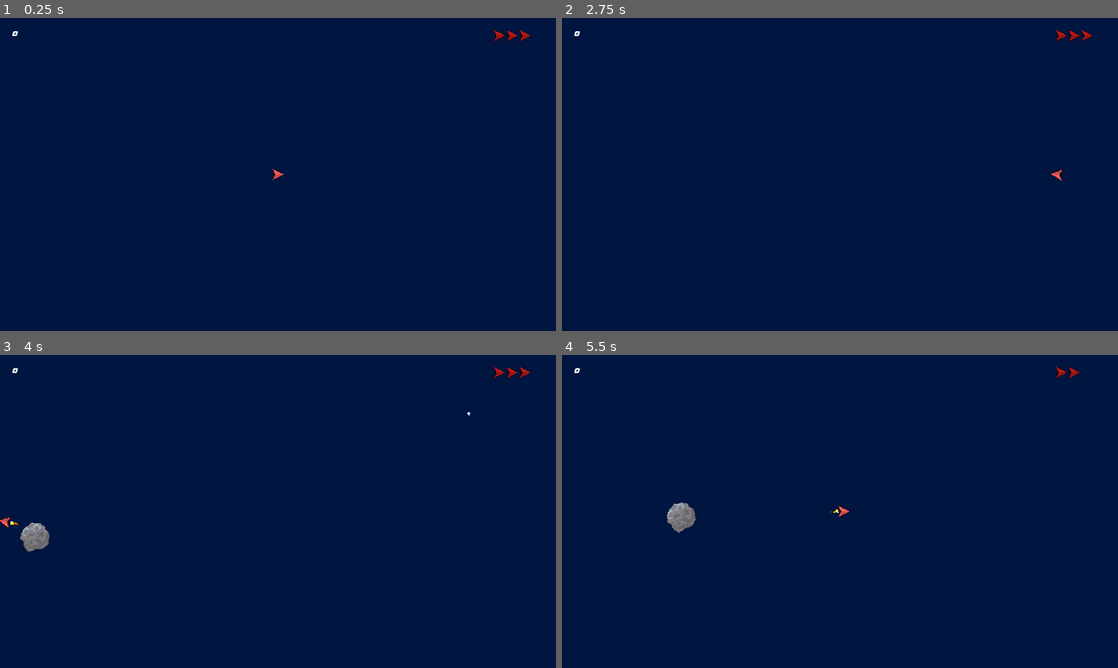
Above: before the commit, frames 1-4 (two rows, left to right).
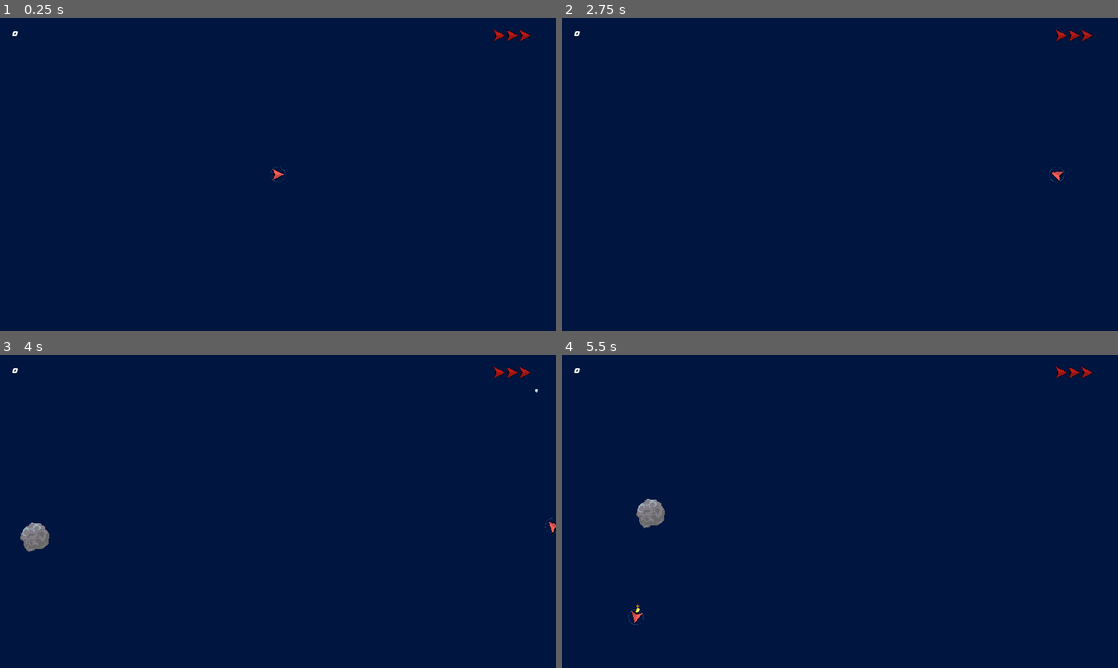
Above: after the commit, the same moments.

Repository: thezic/spacewars
Game: Godot game, scene res://Main.tscn
The game is run twice, just before and just after one commit, with the same random seed, the same clock (stepped at 60 frames per second) and the same inputs.
Inputs:
- Up to frame 1 (0.25 s): no input
- Up to frame 2 (2.75 s): tap Enter at 0.5 s; hold Up (player_1_thrust) 0.53-2.03 s; tap . (player_1_shield, bound only after the commit) at 0.6, 1.55, 2.1 s; tap - (player_1_fire) at 1.35 s; hold Left (player_1_left) from 2.03 s (still down)
- Up to frame 3 (4 s): tap . (player_1_shield, bound only after the commit) at 2.85, 3.8 s; release Left (player_1_left) at 3.53 s; hold Down (player_1_brake) from 3.53 s (still down); tap - (player_1_fire) at 3.6 s
- Up to frame 4 (5.5 s): release Down (player_1_brake) at 4.28 s; hold Right (player_1_right) 4.28-5.03 s; tap . (player_1_shield, bound only after the commit) at 4.35, 5.1 s; hold Up (player_1_thrust) from 5.03 s (still down)

The runs differ from the first frame. In frame 1, less than 0.1% of the frame differs, in the area x 48-52%, y 47-53%; in frame 2, less than 0.1%; in frame 3, less than 0.1%; in frame 4, 0.8%, in the area x 11-96%, y 3-87%.

Commit message:
Add shield

Diff:
--- /dev/null
+++ b/actors/Shield.gd
@@ -0,0 +1,16 @@
+extends Node2D
+
+
+# Declare member variables here. Examples:
+# var a = 2
+# var b = "text"
+
+
+# Called when the node enters the scene tree for the first time.
+func _ready():
+	pass # Replace with function body.
+
+
+# Called every frame. 'delta' is the elapsed time since the previous frame.
+#func _process(delta):
+#	pass
--- /dev/null
+++ b/actors/Shield.tscn
@@ -0,0 +1,14 @@
+[gd_scene load_steps=4 format=2]
+
+[ext_resource path="res://assets/sprites/shield.png" type="Texture" id=1]
+[ext_resource path="res://actors/Shield.gd" type="Script" id=2]
+
+[sub_resource type="CircleShape2D" id=1]
+radius = 24.0
+
+[node name="Shield" type="CollisionShape2D"]
+shape = SubResource( 1 )
+script = ExtResource( 2 )
+
+[node name="Sprite" type="Sprite" parent="."]
+texture = ExtResource( 1 )
--- /dev/null
+++ b/actors/ShieldSprite.gd
@@ -0,0 +1,16 @@
+extends Node2D
+
+
+# Declare member variables here. Examples:
+# var a = 2
+# var b = "text"
+
+
+# Called when the node enters the scene tree for the first time.
+func _ready():
+	pass # Replace with function body.
+
+
+# Called every frame. 'delta' is the elapsed time since the previous frame.
+func _process(_delta):
+	pass
--- a/actors/Ship.gd
+++ b/actors/Ship.gd
@@ -1,28 +1,73 @@
 extends RigidBody2D
 
 signal ship_destroyed
+
+var Plasma = preload("res://objects/plasma_sm/PlasmaSm.tscn")
+var Explosion = preload("res://effects/Explosion.tscn")
 
 export var color := Color(255, 0, 0)
 export var engine_thrust := 500
 export var spin_torque := 2000
 export var recoil := -200
 
+export var shield_energy := 100.0
+export var shield_reload := 20.0
+export var shield_deplete := 200.0
+
 enum Rot { LEFT = -1, NONE = 0, RIGHT = 1 }
 
 var thrust := Vector2()
 var rotation_dir: int = Rot.NONE
 
-var Plasma = preload("res://objects/plasma_sm/PlasmaSm.tscn")
-var Explosion = preload("res://effects/Explosion.tscn")
+var is_shielded := false setget _readonly_setter
+var remaining_shield_energy := shield_energy
+var shield_depleted := false
+
+
+onready var sprite := $Sprite
+onready var shield_node = $Shield/Node2D
+onready var shield_sprite = $Shield/Node2D/ShieldSprite
+onready var shield_energy_meter = $Shield/Node2D/ShieldEnergyMeter
+onready var shield_collider = $ShieldCollisionShape
+
+
+func _readonly_setter(_value):
+	pass
 
 
 func _ready():
-	$Sprite.modulate = color
+	sprite.modulate = color
+	set_shielded(false)
+
 
 func start(pos: Vector2):
 	position = pos
 
+
+func set_shielded(value: bool) -> void:
+	if value == is_shielded:
+		return
+
+	is_shielded = value
+
+	shield_sprite.visible = is_shielded
+	shield_collider.disabled = !is_shielded
+
+
+func try_activate_shield():
+	if shield_depleted:
+		return
+	set_shielded(true)
+
+
+func deactivate_shield():
+	set_shielded(false)
+
+
 func hit(_damage, _normal: Vector2):
+	if is_shielded:
+		return
+
 	queue_free()
 	var explosion = Explosion.instance()
 	explosion.start(position, Vector2())
@@ -31,7 +76,13 @@
 	emit_signal("ship_destroyed")
 
 # Called every frame. 'delta' is the elapsed time since the previous frame.
-func _process(_delta):
+func _process(delta):
+	if Input.is_action_just_pressed("player_1_shield"):
+		try_activate_shield()
+
+	if Input.is_action_just_released("player_1_shield"):
+		deactivate_shield()
+
 	if Input.is_action_pressed("player_1_thrust"):
 		thrust = transform.x * engine_thrust
 	elif Input.is_action_pressed("player_1_brake"):
@@ -57,6 +108,21 @@
 	else:
 		$Particles2D.emitting = false
 
+	shield_node.position = position
+
+	if is_shielded:
+		remaining_shield_energy -= delta * shield_deplete
+		shield_energy_meter.value = 100 * remaining_shield_energy / shield_energy
+	elif remaining_shield_energy < shield_energy:
+		remaining_shield_energy += delta * shield_reload
+		shield_energy_meter.value = 100 * remaining_shield_energy / shield_energy
+	else:
+		shield_depleted = false
+
+	if remaining_shield_energy <= 0:
+		shield_depleted = true
+		set_shielded(false)
+
 
 func _physics_process(_delta):
 	pass
--- a/actors/Ship.tscn
+++ b/actors/Ship.tscn
@@ -1,7 +1,9 @@
-[gd_scene load_steps=8 format=2]
+[gd_scene load_steps=11 format=2]
 
 [ext_resource path="res://assets/sprites/ship.png" type="Texture" id=1]
 [ext_resource path="res://actors/Ship.gd" type="Script" id=2]
+[ext_resource path="res://assets/sprites/shield.png" type="Texture" id=3]
+[ext_resource path="res://assets/sprites/shield-energy.png" type="Texture" id=4]
 
 [sub_resource type="Gradient" id=4]
 offsets = PoolRealArray( 0, 0.00860585, 0.373494, 0.991394 )
@@ -26,6 +28,9 @@
 scale_random = 0.66
 scale_curve = SubResource( 3 )
 color_ramp = SubResource( 5 )
+
+[sub_resource type="CircleShape2D" id=6]
+radius = 24.0
 
 [node name="Ship" type="RigidBody2D"]
 gravity_scale = 0.0
@@ -52,3 +57,32 @@
 lifetime = 2.0
 speed_scale = 13.33
 process_material = SubResource( 1 )
+
+[node name="ShieldCollisionShape" type="CollisionShape2D" parent="."]
+shape = SubResource( 6 )
+disabled = true
+
+[node name="Shield" type="Node" parent="."]
+
+[node name="Node2D" type="Node2D" parent="Shield"]
+
+[node name="ShieldSprite" type="Sprite" parent="Shield/Node2D"]
+visible = false
+texture = ExtResource( 3 )
+
+[node name="ShieldEnergyMeter" type="TextureProgress" parent="Shield/Node2D"]
+anchor_left = 0.5
+anchor_top = 0.5
+anchor_right = 0.5
+anchor_bottom = 0.5
+margin_left = -20.0
+margin_top = -20.0
+margin_right = 20.0
+margin_bottom = 20.0
+value = 100.0
+texture_progress = ExtResource( 4 )
+fill_mode = 5
+tint_progress = Color( 0.278431, 1, 1, 0.243137 )
+__meta__ = {
+"_edit_use_anchors_": false
+}
--- a/objects/plasma_sm/PlasmaSm.tscn
+++ b/objects/plasma_sm/PlasmaSm.tscn
@@ -29,7 +29,6 @@
 
 [node name="AnimatedSprite" type="AnimatedSprite" parent="."]
 frames = SubResource( 3 )
-frame = 1
 playing = true
 
 [node name="CollisionShape2D" type="CollisionShape2D" parent="."]
--- a/project.godot
+++ b/project.godot
@@ -67,6 +67,11 @@
 "events": [ Object(InputEventKey,"resource_local_to_scene":false,"resource_name":"","device":0,"alt":false,"shift":false,"control":false,"meta":false,"command":false,"pressed":false,"scancode":45,"physical_scancode":0,"unicode":0,"echo":false,"script":null)
  ]
 }
+player_1_shield={
+"deadzone": 0.5,
+"events": [ Object(InputEventKey,"resource_local_to_scene":false,"resource_name":"","device":0,"alt":false,"shift":false,"control":false,"meta":false,"command":false,"pressed":false,"scancode":46,"physical_scancode":0,"unicode":0,"echo":false,"script":null)
+ ]
+}
 
 [physics]
 
Not shown, added: art/.gdignore
Binary file added: art/shield-energy.aseprite
Binary file added: art/shield.aseprite
Binary file added: assets/sprites/shield-energy.png
Not shown, added: assets/sprites/shield-energy.png.import
Binary file added: assets/sprites/shield.png
Not shown, added: assets/sprites/shield.png.import
